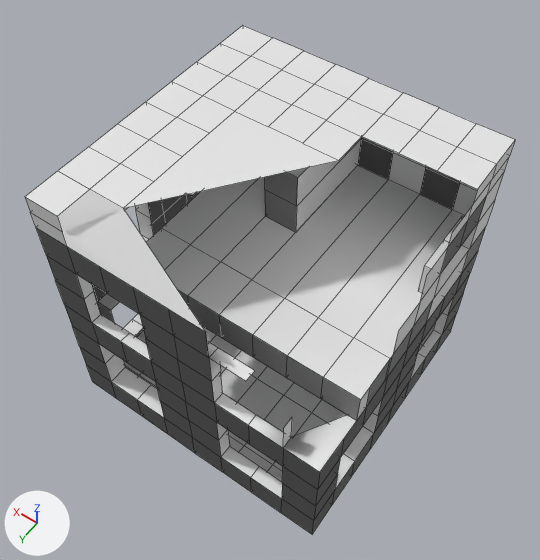
The OBJ model app/src/main/assets/models/builddamage/buildd1.obj as it was, and as the next commit left it.
Before and after are seen from a 50 mm camera at (-8.33, 12.04, 18.54) aimed at (0.15, 0.17, -0.12). Lighting does not change. The marker at lower left points along +X, +Y and +Z. The picture after the commit comes second. Mesh edges are drawn as thin lines. Where no turn or scale is listed for an object, it has been applied to the vertices.
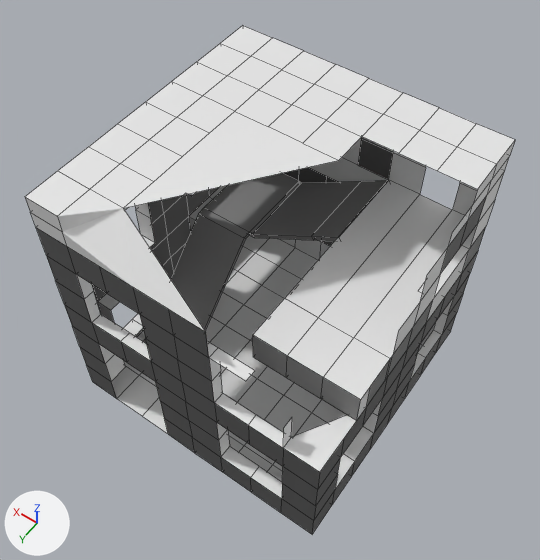
Where the change shows, as pixel boxes [x1, y1, x2, y2] in the pictures (540 x 560 px):
'Cube.001', added
    after: [143, 173, 389, 344]
part 1 of me_cube, deleted
    before: [146, 138, 477, 357]
part 2 of me_cube, deleted
    before: [112, 368, 168, 434]

The edits, one by one:
me_cube is used by ob_cube; location (0.0, 0.0, 0.0).
Verts and faces of me_cube; kept vertices keep their numbers, new ones are numbered from 488.
Before the commit, vertices of me_cube: 44 (2.34, 4.68, -4.68) at pixel (142, 416), 56 (3.51, 4.68, -4.68) at pixel (116, 398), 276 (1.17, 4.68, -4.68) at pixel (168, 434), 336 (2.34, 4.68, -3.51) at pixel (137, 399), 338 (3.51, 4.68, -3.51) at pixel (111, 381).
Before the commit, vertices of me_cube: 357 (1.17, 4.68, -3.51) at pixel (164, 418), 381 (2.34, 3.98, -3.51) at pixel (151, 384), 382 (3.51, 3.98, -3.51) at pixel (125, 367), 383 (1.17, 3.98, -3.51).
me_cube had 488 vertices, 444 faces, 1 loose edge and spanned x -4.68..4.68, y -4.68..4.68, z -4.68..4.68.
me_cube now has 462 vertices, 402 faces, 1 loose edge and spans x -4.68..4.68, y -4.68..4.68, z -4.68..4.68.
Part 1, on me_cube:
24 vertices are removed from x -4.17..3.51, y -3.51..2.85, z 0.0..3.51.
38 faces are deleted.
Part 2, on me_cube:
Vertices deleted: 336, 381 (with the faces that use them).
Mesh me_cube_001 is new.
It has 32 vertices, 30 faces and spans x -1.28..4.27, y -4.63..3.18, z -4.84..1.19.
It uses material mat_material_002 (grey #868686).
Object 'Cube.001' (ob_cube_001) is new; it shows me_cube_001.
Its location is (0.0, 0.0, 0.0).
